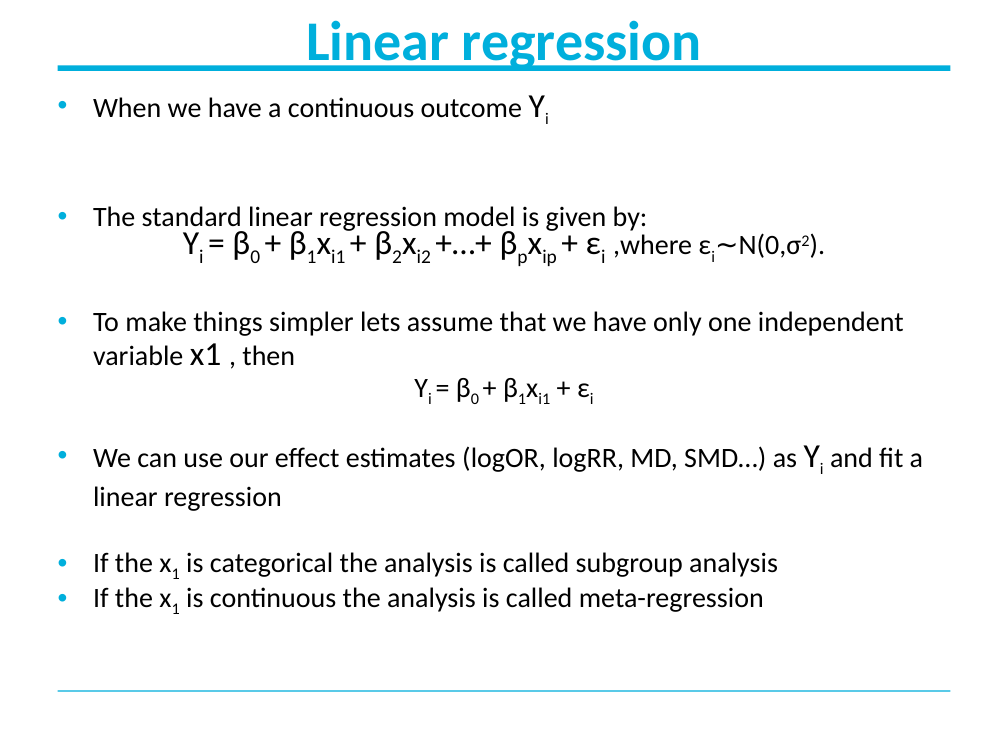
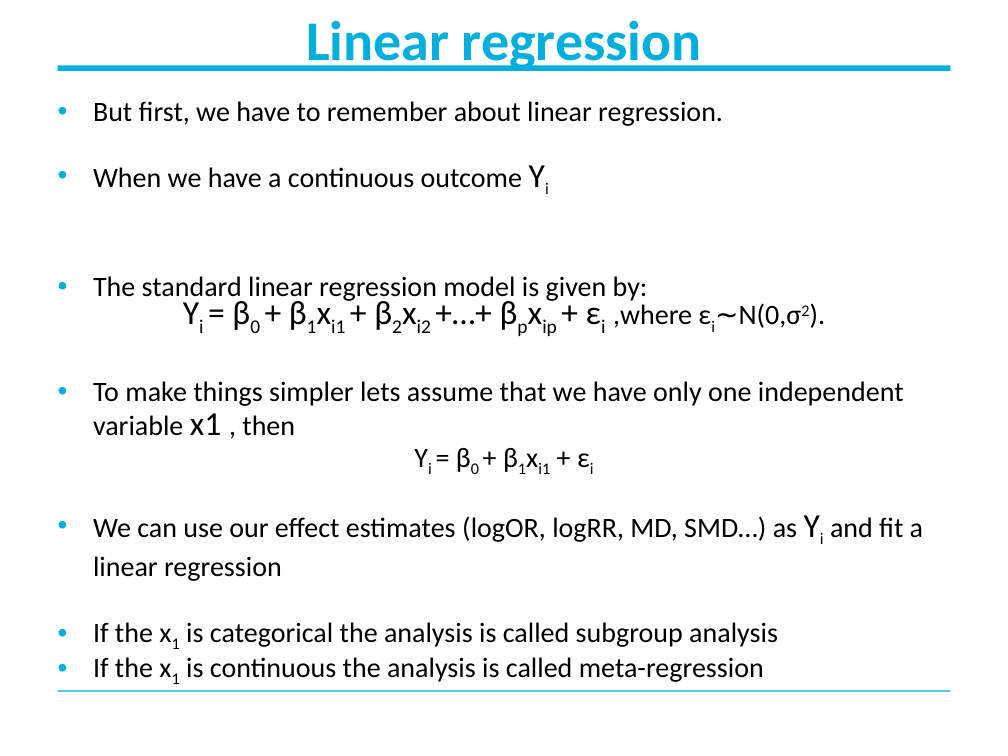
Before and after one commit to Fideborios/meta-analysis, a slide deck: slide 15 of Meta-reg_SA_Heterogeneity.pptx (slide 12 before the commit). Drawn at 1008x756 pixels with LibreOffice and Linux fonts; fonts in the diff are those of the drawing; background and template pictures are left out. Boxes give left, top, right and bottom in pixels: in the first picture for what was removed or moved away, otherwise in the second. Text is boxed around its words. In the diff, an @@ line names an element or a change of style, - is before the commit and + after.

```diff
--- a/Meta-reg_SA_Heterogeneity.pptx
+++ b/Meta-reg_SA_Heterogeneity.pptx
@@ text at bbox=[93, 101, 723, 126]: paragraph added @@
+• But first, we have to remember about linear regression.
```
Also in this commit, not shown: 19 other slides changed, 1 slide removed, 13 other files.
